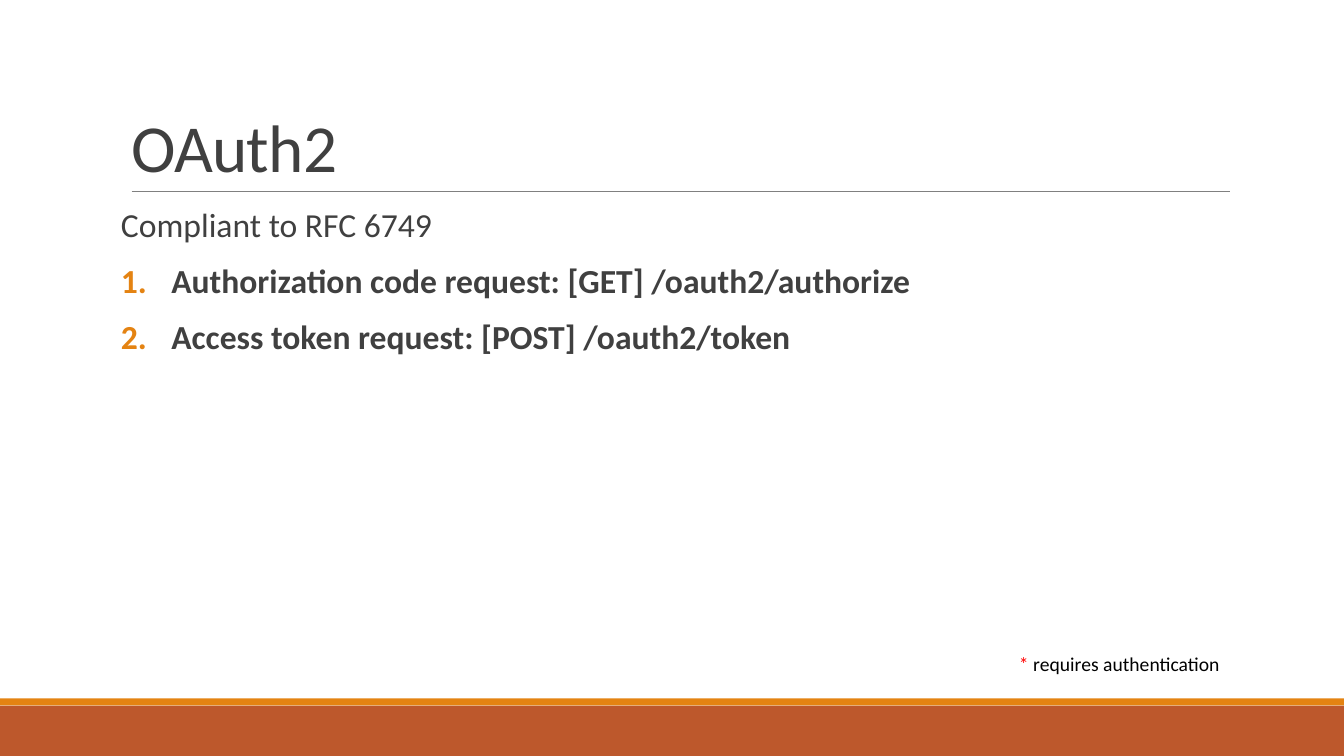
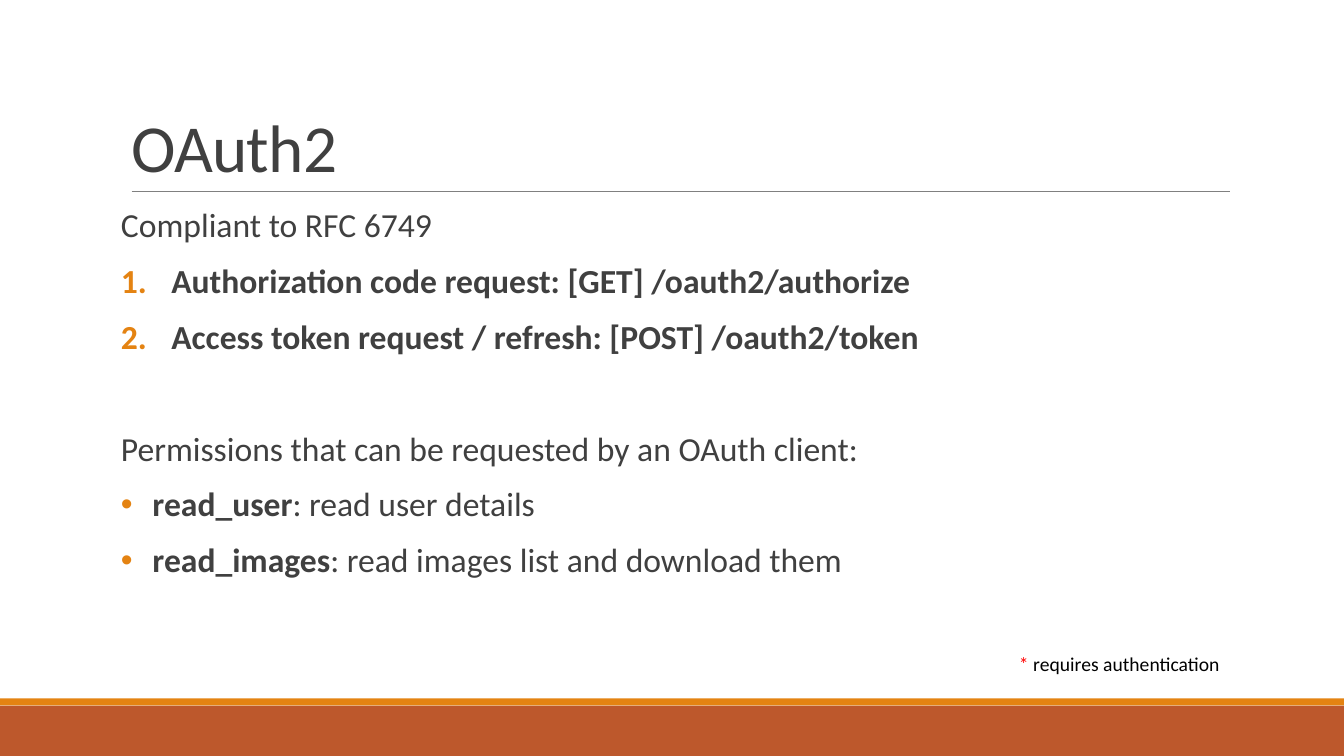
Before and after one commit to aricasa/Middleware_REST, a slide deck: slide 6 of docs/Report.pptx. Drawn at 1344x756 pixels with LibreOffice and Linux fonts; fonts in the diff are those of the drawing. Boxes give left, top, right and bottom in pixels: in the first picture for what was removed or moved away, otherwise in the second. Text is boxed around its words. In the diff, an @@ line names an element or a change of style, - is before the commit and + after.

```diff
--- a/docs/Report.pptx
+++ b/docs/Report.pptx
@@ text at (121, 324, 919, 578): text changed; bold off @@
-2. Access token request: [POST] /oauth2/token
+2. Access token request / refresh: [POST] /oauth2/token
+Permissions that can be requested by an OAuth client:
+• read_user: read user details
+• read_images: read images list and download them
```
Also in this commit, not shown: 3 other slides changed, 2 slides added.
